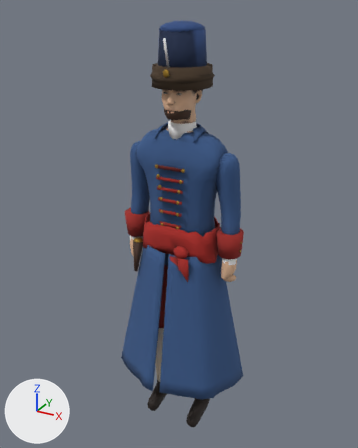
What one commit did to the glTF model reckoning/models/haiduk.glb.
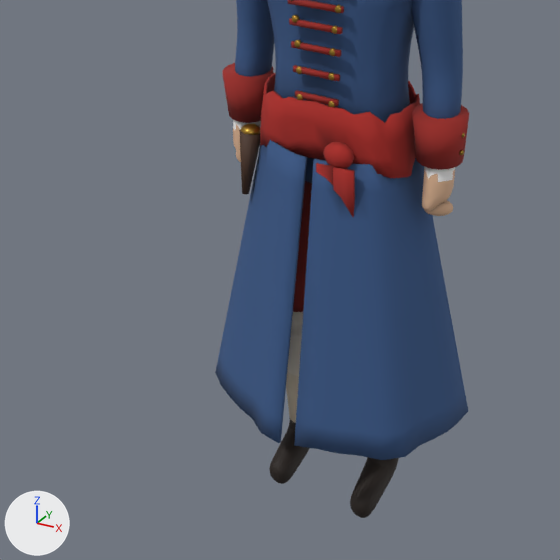
Each version appears first whole from a 50 mm lens placed at (0.969, -1.789, 1.952), pointed at (-0.03, 0.027, 1.044), and next in a close-up on the part from 5% to 80% of the width and 40% to 100% of the height. Lighting does not change. The marker at lower left points along +X, +Y and +Z. The older version's two pictures come first. Vertices at exactly the same position are counted once.

The scene before the commit, as lines of its bpy script (objects in view):
```python
me_haiduk_body = bpy.data.meshes.new('haiduk_body')
me_haiduk_body.from_pydata(...)  # 3394 vertices, 6768 faces; spans x -0.27..0.27, y -0.13..0.1, z 0.01..1.53
# faces by material slot: [1208, 2384, 744, 1316, 1036, 80]
me_haiduk_body.materials.append(mat_haiduk_skin)
me_haiduk_body.materials.append(mat_haiduk_coat)
me_haiduk_body.materials.append(mat_haiduk_legs)
me_haiduk_body.materials.append(mat_haiduk_stockings)
me_haiduk_body.materials.append(mat_haiduk_leather)
me_haiduk_body.materials.append(mat_haiduk_linen)
me_haiduk_coat = bpy.data.meshes.new('haiduk_coat')
me_haiduk_coat.from_pydata(...)  # 1026 vertices, 2040 faces; spans x -0.307..0.317, y -0.259..0.25, z 0.3..1.505
me_haiduk_coat.materials.append(mat_haiduk_coat)
me_haiduk_cuff = bpy.data.meshes.new('haiduk_cuff')
me_haiduk_cuff.from_pydata(...)  # 112 vertices, 192 faces; spans x -0.293..0.293, y -0.112..0.053, z 0.968..1.352
me_haiduk_cuff.materials.append(mat_haiduk_cuff)
ob_haiduk_body = bpy.data.objects.new('haiduk_body', me_haiduk_body)
ob_haiduk_body.location = (0.0, 0.0, 0.0)
ob_haiduk_coat = bpy.data.objects.new('haiduk_coat', me_haiduk_coat)
ob_haiduk_coat.location = (0.0, 0.0, 0.0)
ob_haiduk_cuff = bpy.data.objects.new('haiduk_cuff', me_haiduk_cuff)
ob_haiduk_cuff.location = (0.0, 0.0, 0.0)
# also in view: 'haiduk_wood' at (-0.189, -0.078, 0.893); 'haiduk_sash' at (0.0, -0.012, 0.929)
```
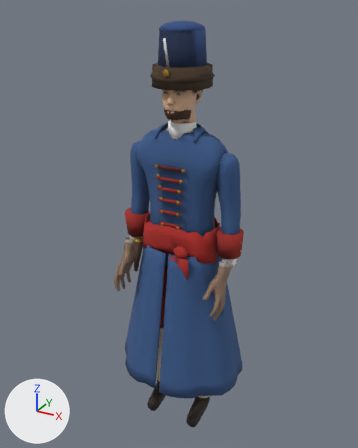
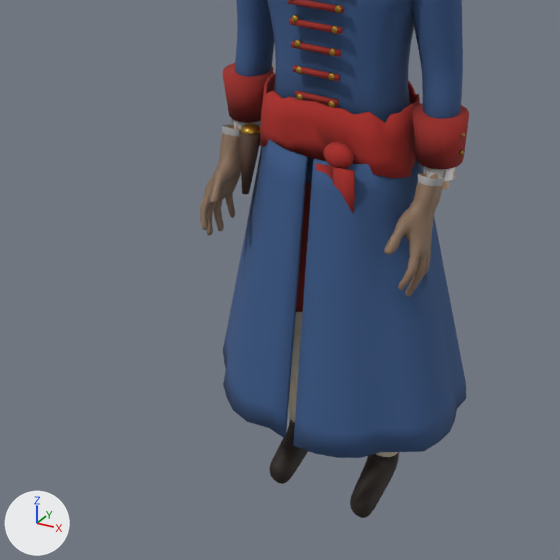
Where the change shows, as pixel boxes [x1, y1, x2, y2] in the close-ups (560 x 560 px; the box of a moved part takes in the faces that stretch with it):
```json
{"object": "haiduk_coat", "change": "reshaped", "before": [215, 140, 468, 460], "after": [223, 140, 466, 458]}
{"object": "haiduk_body", "change": "reshaped", "before": [233, 0, 463, 518], "after": [200, 0, 463, 518]}
{"part": 1, "of": "me_haiduk_body", "change": "deleted", "before": [424, 200, 453, 216]}
{"part": 2, "of": "me_haiduk_body", "change": "built on", "before": [422, 179, 454, 211], "after": [384, 166, 446, 297]}
{"part": 3, "of": "me_haiduk_body", "change": "built on", "before": [233, 120, 241, 161], "after": [200, 118, 241, 235]}
{"part": 4, "of": "me_haiduk_body", "change": "recoloured", "before": [236, 121, 453, 312], "after": [236, 121, 453, 312]}
{"part": 5, "of": "me_haiduk_coat", "change": "moved or reshaped", "before": [215, 140, 468, 460], "after": [223, 140, 466, 458]}
{"part": 6, "of": "me_haiduk_coat", "change": "edited", "before": [246, 146, 418, 446], "after": [246, 146, 418, 446], "on screen": "looks the same"}
```

The change, as JSON lines over the scene's bpy script:
```json
{"block": "me_haiduk_body", "where": "# used by ob_haiduk_body; location = (0.0, 0.0, 0.0)"}
{"op": "remove", "block": "me_haiduk_body", "code": "me_haiduk_body.from_pydata(...)  # 3394 vertices, 6768 faces; spans x -0.27..0.27, y -0.13..0.1, z 0.01..1.53"}
{"op": "add", "block": "me_haiduk_body", "code": "me_haiduk_body.from_pydata(...)  # 4466 vertices, 8832 faces; spans x -0.27..0.27, y -0.2..0.1, z 0.01..1.53"}
{"block": "me_haiduk_body", "change": "me_haiduk_body part 1: the loose piece of 98 vertices spanning x 0.22..0.27, y -0.04..0.0, z 0.84..0.88 is deleted"}
{"block": "me_haiduk_body", "change": "me_haiduk_body part 2: 4 vertices moved from x 0.22..0.26, y -0.05..-0.04, z 0.87..0.9 to x 0.22..0.25, y -0.06..-0.04, z 0.87..0.92; 125 vertices removed from x 0.21..0.27, y -0.05..0.01, z 0.86..0.92; 759 vertices added at x 0.2..0.27, y -0.2..-0.02, z 0.72..0.97"}
{"block": "me_haiduk_body", "change": "me_haiduk_body part 3: 1 vertex moved within x -0.26, y -0.03, z 0.96; 128 vertices removed from x -0.27..-0.21, y -0.05..0.01, z 0.86..0.92; 762 vertices added at x -0.27..-0.2, y -0.2..-0.02, z 0.72..0.97"}
{"block": "me_haiduk_body", "change": "me_haiduk_body part 4: 517 kept faces spanning x -0.27..0.27, y -0.09..0.09, z 0.32..1.0 get new vertex colours"}
{"block": "me_haiduk_body", "change": "other edits to the shape of me_haiduk_body do not show in these pictures"}
{"block": "me_haiduk_coat", "where": "# used by ob_haiduk_coat; location = (0.0, 0.0, 0.0)"}
{"op": "remove", "block": "me_haiduk_coat", "code": "me_haiduk_coat.from_pydata(...)  # 1026 vertices, 2040 faces; spans x -0.307..0.317, y -0.259..0.25, z 0.3..1.505"}
{"op": "add", "block": "me_haiduk_coat", "code": "me_haiduk_coat.from_pydata(...)  # 1026 vertices, 2040 faces; spans x -0.318..0.307, y -0.249..0.257, z 0.3..1.505"}
{"block": "me_haiduk_coat", "change": "me_haiduk_coat part 5: 868 of 1026 vertices moved; they spanned x -0.307..0.317, y -0.259..0.25, z 0.3..0.971 and now span x -0.318..0.307, y -0.249..0.257, z 0.3..0.971; mean shift (0.0, 0.0, 0.0); largest move (0.189, -0.08, 0.726) -> (0.246, -0.078, 0.742)"}
{"block": "me_haiduk_coat", "change": "me_haiduk_coat part 6: 852 kept faces spanning x -0.318..0.3, y -0.249..0.246, z 0.3..0.972 get new vertex colours"}
```
